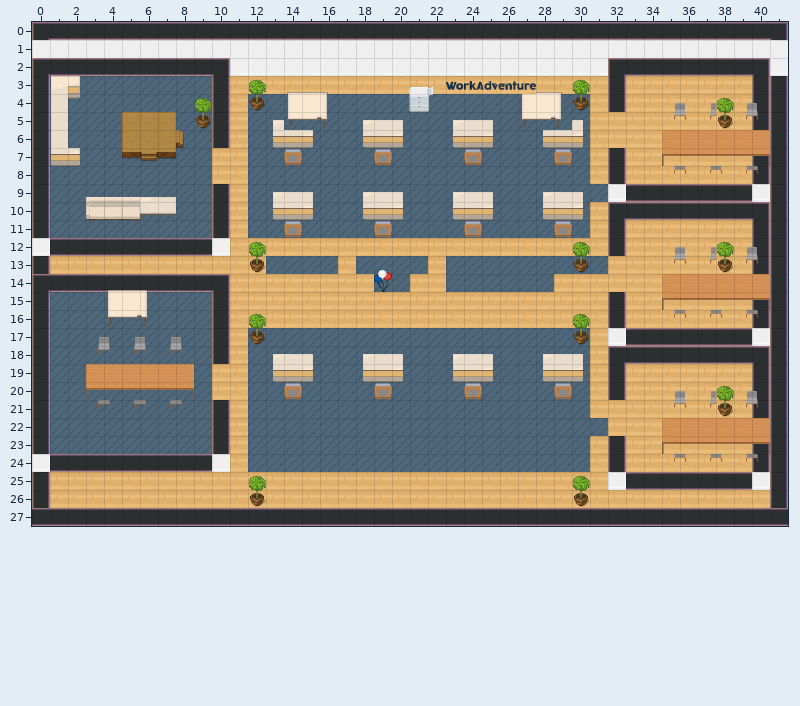
A Tiled map (JSON) gets an edit: escritorio.tmj. The picture above is the old version.
Cells are 32x32 px. Shown: x 0..41, y 0..27. The old version is drawn lined up with the new one.
After:
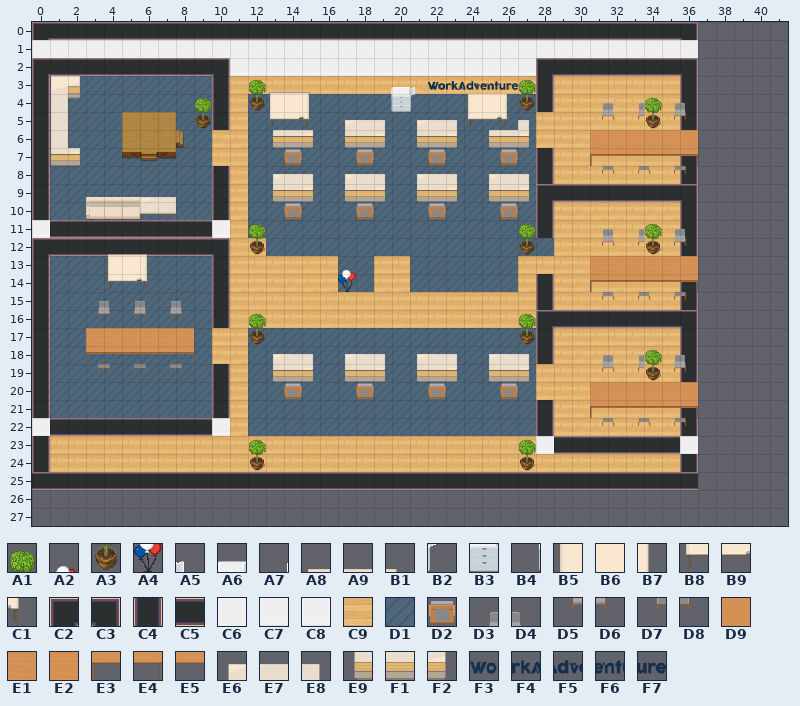
Key: from "Chunk 1": A1 2, A2 3, A3 5, A4 6, A5 8 flipped left-right, A6 9 flipped left-right, A7 10 flipped left-right, A8 11, A9 12, B1 13, B2 14 flipped left-right, B3 15 flipped left-right, B4 16 flipped left-right, B5 17, B6 18, B7 19, B8 20, B9 21, C1 22, C2 35, C3 36, C4 37, C5 38, C6 39, C7 40, C8 41, C9 42, D1 43, D2 48, D3 49, D4 50, D5 51, D6 52, D7 53, D8 54, D9 55, E1 56, E2 57, E3 58, E4 59, E5 60, E6 71, E7 72, E8 73, E9 75, F1 76, F2 77, F3 80, F4 81, F5 82, F6 83, F7 84.
__ is an empty cell, ## one hidden under a higher layer.
Edits made:
map size 42x28 -> 37x26 cells
Layer "collisions":
y 0..2: x 37..41 ## ## ## ## ## -> __ __ __ __ __
y 3: x 40..41 ## ## -> __ __
y 4..10: x 37..41 ## ## ## ## ## -> __ __ __ __ __
y 11: x 40..41 ## ## -> __ __
y 12..18: x 37..41 ## ## ## ## ## -> __ __ __ __ __
y 19: x 40..41 ## ## -> __ __
y 20..25: x 37..41 ## ## ## ## ## -> __ __ __ __ __
y 26: x 0 ## -> __; x 12 ## -> __; x 30 ## -> __; x 41 ## -> __
y 27: x 0..41 ## ## ## ## ## ## ## ## ## ## ## ## ## ## ## ## ## ## ## ## ## ## ## ## ## ## ## ## ## ## ## ## ## ## ## ## ## ## ## ## ## ## -> __ __ __ __ __ __ __ __ __ __ __ __ __ __ __ __ __ __ __ __ __ __ __ __ __ __ __ __ __ __ __ __ __ __ __ __ __ __ __ __ __ __
Layer "floor/floor1":
y 0..2: x 37..41 ## ## ## ## ## -> __ __ __ __ __
y 3..5: x 36..41 C9 C9 C9 C9 ## ## -> ## __ __ __ __ __
y 6: x 37..41 ## ## ## ## ## -> __ __ __ __ __
y 7..8: x 36..41 C9 C9 C9 C9 ## ## -> ## __ __ __ __ __
y 9..10: x 37..41 ## ## ## ## ## -> __ __ __ __ __
y 11..13: x 36..41 C9 C9 C9 C9 ## ## -> ## __ __ __ __ __
y 14: x 37..41 ## ## ## ## ## -> __ __ __ __ __
y 15..16: x 36..41 C9 C9 C9 C9 ## ## -> ## __ __ __ __ __
y 17..18: x 37..41 ## ## ## ## ## -> __ __ __ __ __
y 19..21: x 36..41 C9 C9 C9 C9 ## ## -> ## __ __ __ __ __
y 22: x 37..41 ## ## ## ## ## -> __ __ __ __ __
y 23..24: x 36..41 C9 C9 C9 C9 ## ## -> ## __ __ __ __ __
y 25: x 1..31 C9 C9 C9 C9 C9 C9 C9 C9 C9 C9 C9 C9 C9 C9 C9 C9 C9 C9 C9 C9 C9 C9 C9 C9 C9 C9 C9 C9 C9 C9 C9 -> ## ## ## ## ## ## ## ## ## ## ## ## ## ## ## ## ## ## ## ## ## ## ## ## ## ## ## ## ## ## ##; x 37..41 ## ## ## ## ## -> __ __ __ __ __
y 26: x 0..41 ## C9 C9 C9 C9 C9 C9 C9 C9 C9 C9 C9 C9 C9 C9 C9 C9 C9 C9 C9 C9 C9 C9 C9 C9 C9 C9 C9 C9 C9 C9 C9 C9 C9 C9 C9 C9 C9 C9 C9 C9 ## -> __ __ __ __ __ __ __ __ __ __ __ __ __ __ __ __ __ __ __ __ __ __ __ __ __ __ __ __ __ __ __ __ __ __ __ __ __ __ __ __ __ __
y 27: x 0..41 ## ## ## ## ## ## ## ## ## ## ## ## ## ## ## ## ## ## ## ## ## ## ## ## ## ## ## ## ## ## ## ## ## ## ## ## ## ## ## ## ## ## -> __ __ __ __ __ __ __ __ __ __ __ __ __ __ __ __ __ __ __ __ __ __ __ __ __ __ __ __ __ __ __ __ __ __ __ __ __ __ __ __ __ __
Layer "floor/floor2":
y 4: x 29..30 D1 D1 -> __ __
y 5: x 28..30 D1 D1 D1 -> __ __ __
y 6: x 28..30 D1 ## D1 -> __ __ __
y 7..8: x 28..30 D1 D1 D1 -> __ __ __
y 9: x 29..31 D1 D1 D1 -> __ __ __
y 10: x 28..30 D1 ## D1 -> __ __ __
y 11: x 1..9 D1 D1 D1 D1 D1 D1 D1 D1 D1 -> __ __ __ __ __ __ __ __ __; x 28..30 D1 D1 D1 -> __ __ __
y 12: x 13..28 __ __ __ __ __ __ __ __ __ __ __ __ __ __ __ __ -> D1 D1 D1 D1 D1 D1 D1 D1 D1 D1 D1 D1 D1 D1 D1 D1
y 13: x 1..4 __ __ __ __ -> D1 D1 D1 D1; x 6..9 __ __ __ __ -> D1 D1 D1 D1; x 13..17 D1 D1 D1 D1 __ -> __ __ __ __ D1; x 19..20 D1 D1 -> __ __; x 22 __ -> D1; x 27..31 D1 D1 D1 D1 D1 -> __ __ __ __ __
y 14: x 1..9 __ __ __ __ __ __ __ __ __ -> D1 D1 D1 D1 D1 D1 D1 D1 D1; x 17..22 __ __ D1 D1 __ __ -> D1 D1 __ __ D1 D1; x 27..28 D1 D1 -> __ __
y 17..18: x 28..30 D1 D1 D1 -> __ __ __
y 19: x 28..30 D1 ## D1 -> __ __ __
y 20..21: x 28..30 D1 D1 D1 -> __ __ __
y 22: x 1..9 D1 D1 D1 D1 D1 D1 D1 D1 D1 -> __ __ __ __ __ __ __ __ __; x 29..31 D1 D1 D1 -> __ __ __
y 23: x 1..9 D1 D1 D1 D1 D1 D1 D1 D1 D1 -> __ __ __ __ __ __ __ __ __; x 12..30 D1 D1 D1 D1 D1 D1 D1 D1 D1 D1 D1 D1 D1 D1 D1 D1 D1 D1 D1 -> __ __ __ __ __ __ __ __ __ __ __ __ __ __ __ __ __ __ __
y 24: x 12..30 D1 D1 D1 D1 D1 D1 D1 D1 D1 D1 D1 D1 D1 D1 D1 D1 D1 D1 D1 -> __ __ __ __ __ __ __ __ __ __ __ __ __ __ __ __ __ __ __
Layer "walls/walls1":
y 0: x 36..41 C5 C5 C5 C5 C5 C3 -> C3 __ __ __ __ __
y 1: x 37..41 C6 C6 C6 C6 C6 -> __ __ __ __ __
y 2: x 28..32 C7 C7 C7 C7 C2 -> C2 C5 C5 C5 C5; x 36..41 C5 C5 C5 C5 C3 C7 -> C3 __ __ __ __ __
y 3..4: x 28 __ -> C4; x 32 C4 -> __; x 36 __ -> C4; x 40..41 C4 C4 -> __ __
y 5: x 36 __ -> C4; x 40..41 C4 C4 -> __ __
y 6: x 10 C4 -> __; x 40..41 ## C4 -> __ __
y 7: x 28 __ -> C4; x 32 C4 -> __; x 36 __ -> C4; x 40..41 C4 C4 -> __ __
y 8: x 10 __ -> C4; x 28 __ -> C4; x 32 C4 -> __; x 36 __ -> C4; x 40..41 C4 C4 -> __ __
y 9: x 28..32 __ __ __ __ C8 -> C2 C5 C5 C5 C5; x 36..41 C5 C5 C5 C5 C8 C4 -> C3 __ __ __ __ __
y 10: x 28 __ -> C4; x 32..41 C2 C5 C5 C5 C5 C5 C5 C5 C3 C4 -> __ __ __ __ C4 __ __ __ __ __
y 11: x 0..10 C4 __ __ __ __ __ __ __ __ __ C4 -> C8 C5 C5 C5 C5 C5 C5 C5 C5 C5 C8; x 28 __ -> C4; x 32 C4 -> __; x 36 __ -> C4; x 40..41 C4 C4 -> __ __
y 12: x 0 C8 -> C2; x 10 C8 -> C3; x 32 C4 -> __; x 36 __ -> C4; x 40..41 C4 C4 -> __ __
y 13: x 10 __ -> C4; x 40..41 C4 C4 -> __ __
y 14: x 0..10 C2 C5 C5 C5 C5 C5 C5 C5 C5 C5 C3 -> C4 __ __ __ __ __ __ __ __ __ C4; x 28 __ -> C4; x 36 __ -> C4; x 40..41 ## C4 -> __ __
y 15: x 28 __ -> C4; x 32 C4 -> __; x 36 __ -> C4; x 40..41 C4 C4 -> __ __
y 16: x 28..36 __ __ __ __ C4 __ __ __ __ -> C2 C5 C5 C5 C5 C5 C5 C5 C3; x 40..41 C4 C4 -> __ __
y 17: x 10 C4 -> __; x 28 __ -> C4; x 32..41 C8 C5 C5 C5 C5 C5 C5 C5 C8 C4 -> __ __ __ __ C4 __ __ __ __ __
y 18: x 10 C4 -> __; x 28 __ -> C4; x 32..41 C2 C5 C5 C5 C5 C5 C5 C5 C3 C4 -> __ __ __ __ C4 __ __ __ __ __
y 19: x 10 __ -> C4; x 32 C4 -> __; x 36 __ -> C4; x 40..41 C4 C4 -> __ __
y 20: x 10 __ -> C4; x 32 C4 -> __; x 40..41 C4 C4 -> __ __
y 21: x 28 __ -> C4; x 36 __ -> C4; x 40..41 C4 C4 -> __ __
y 22: x 0..10 C4 __ __ __ __ __ __ __ __ __ C4 -> C8 C5 C5 C5 C5 C5 C5 C5 C5 C5 C8; x 28 __ -> C4; x 36 __ -> C4; x 40..41 ## C4 -> __ __
y 23: x 10 C4 -> __; x 28..36 __ __ __ __ C4 __ __ __ __ -> C8 C5 C5 C5 C5 C5 C5 C5 C8; x 40..41 C4 C4 -> __ __
y 24: x 0..10 C8 C5 C5 C5 C5 C5 C5 C5 C5 C5 C8 -> C4 __ __ __ __ __ __ __ __ __ __; x 32 C4 -> __; x 36 __ -> C4; x 40..41 C4 C4 -> __ __
y 25: x 0..32 C4 __ __ __ __ __ __ __ __ __ __ __ __ __ __ __ __ __ __ __ __ __ __ __ __ __ __ __ __ __ __ __ C8 -> C5 C5 C5 C5 C5 C5 C5 C5 C5 C5 C5 C5 C5 C5 C5 C5 C5 C5 C5 C5 C5 C5 C5 C5 C5 C5 C5 C5 C5 C5 C5 C5 C5; x 37..41 C5 C5 C5 C8 C4 -> __ __ __ __ __
y 26: x 0 C4 -> __; x 41 C4 -> __
y 27: x 0..41 C5 C5 C5 C5 C5 C5 C5 C5 C5 C5 C5 C5 C5 C5 C5 C5 C5 C5 C5 C5 C5 C5 C5 C5 C5 C5 C5 C5 C5 C5 C5 C5 C5 C5 C5 C5 C5 C5 C5 C5 C5 C5 -> __ __ __ __ __ __ __ __ __ __ __ __ __ __ __ __ __ __ __ __ __ __ __ __ __ __ __ __ __ __ __ __ __ __ __ __ __ __ __ __ __ __
Layer "furniture/furniture1":
y 3: x 13..16 __ A8 A9 B1 -> A8 A9 B1 __; x 19..30 __ A7 A6 A5 F3 F4 F5 F6 F7 A9 B1 A1 -> A7 A6 A5 F3 F4 F5 F6 F7 A1 __ __ __
y 4: x 13..16 __ B5 B6 B7 -> B5 B6 B7 __; x 19..22 __ B4 B3 B2 -> B4 B3 B2 __; x 24..34 __ __ __ B5 B6 B7 A3 __ __ __ __ -> B5 B6 B7 A3 __ __ __ D3 D4 D3 A1; x 37..40 D3 A1 D3 D4 -> __ __ __ __
y 5: x 13..34 E6 B8 B9 C1 __ E6 E7 E8 __ __ E6 E7 E8 __ B8 B9 C1 E8 __ __ __ __ -> B8 B9 C1 __ E6 E7 E8 __ E6 E7 E8 B8 B9 C1 E8 __ __ __ D5 D6 D5 A3; x 37..40 D5 A3 D5 D6 -> __ __ __ __
y 6: x 17..34 __ E9 F1 F2 __ __ E9 F1 F2 __ __ E9 F1 F2 __ __ __ __ -> E9 F1 F2 __ E9 F1 F2 __ E9 F1 F2 __ __ __ D9 E2 E2 E2; x 37..40 E2 E2 E2 E1 -> __ __ __ __
y 7: x 18..19 __ D2 -> D2 __; x 22 __ -> D2; x 24 D2 -> __; x 26 __ -> D2; x 29 D2 -> __; x 31..40 __ __ __ __ E3 E5 E5 E5 E5 E4 -> E3 E5 E5 E5 E5 E4 __ __ __ __
y 8: x 13..15 __ __ __ -> E6 E7 E8; x 17..19 __ __ __ -> E6 E7 E8; x 21..23 __ __ __ -> E6 E7 E8; x 25..27 __ __ __ -> E6 E7 E8; x 31..34 __ __ __ __ -> D7 D8 D7 D8; x 37..40 D7 D8 D7 D8 -> __ __ __ __
y 9: x 13..15 E6 E7 E8 -> E9 F1 F2; x 17..30 __ E6 E7 E8 __ __ E6 E7 E8 __ __ E6 E7 E8 -> E9 F1 F2 __ E9 F1 F2 __ E9 F1 F2 __ __ __
y 10: x 13..15 E9 F1 F2 -> __ D2 __; x 18..20 E9 F1 F2 -> D2 __ __; x 22..26 __ E9 F1 F2 __ -> D2 __ __ __ D2; x 28..30 E9 F1 F2 -> __ __ __
y 11: x 12 __ -> A1; x 14 D2 -> __; x 19 D2 -> __; x 24 D2 -> __; x 27 __ -> A1; x 29 D2 -> __; x 31..36 __ __ __ __ __ __ -> D3 D4 D3 A1 D3 D4
y 12: x 4..6 __ __ __ -> A8 A9 B1; x 12 A1 -> A3; x 27 __ -> A3; x 30..40 A1 __ __ __ __ D3 D4 D3 A1 D3 D4 -> __ D5 D6 D5 A3 D5 D6 __ __ __ __
y 13: x 4..6 __ __ __ -> B5 B6 B7; x 12 A3 -> __; x 17 __ -> A2; x 19 A2 -> __; x 30..40 A3 __ __ __ __ D5 D6 D5 A3 D5 D6 -> __ D9 E2 E2 E2 E2 E1 __ __ __ __
y 14: x 4..6 A8 A9 B1 -> B8 B9 C1; x 17 __ -> A4; x 19 A4 -> __; x 31..40 __ __ __ __ D9 E2 E2 E2 E2 E1 -> E3 E5 E5 E5 E5 E4 __ __ __ __
y 15: x 3..8 __ B5 B6 B7 __ __ -> D3 D4 D3 D4 D3 D4; x 31..40 __ __ __ __ E3 E5 E5 E5 E5 E4 -> D7 D8 D7 D8 D7 D8 __ __ __ __
y 16: x 3..8 __ B8 B9 C1 __ __ -> D5 D6 D5 D6 D5 D6; x 27 __ -> A1; x 30 A1 -> __; x 35..40 D7 D8 D7 D8 D7 D8 -> __ __ __ __ __ __
y 17: x 3..8 D3 D4 D3 D4 D3 D4 -> D9 E2 E2 E2 E2 E1; x 27 __ -> A3; x 30 A3 -> __
y 18: x 3..8 D5 D6 D5 D6 D5 D6 -> E3 E5 E5 E5 E5 E4; x 17..36 __ E6 E7 E8 __ __ E6 E7 E8 __ __ E6 E7 E8 __ __ __ __ __ __ -> E6 E7 E8 __ E6 E7 E8 __ E6 E7 E8 __ __ __ D3 D4 D3 A1 D3 D4
y 19: x 3..8 D9 E2 E2 E2 E2 E1 -> D7 D8 D7 D8 D7 D8; x 17..36 __ E9 F1 F2 __ __ E9 F1 F2 __ __ E9 F1 F2 __ __ __ __ __ __ -> E9 F1 F2 __ E9 F1 F2 __ E9 F1 F2 __ __ __ D5 D6 D5 A3 D5 D6
y 20: x 3..8 E3 E5 E5 E5 E5 E4 -> __ __ __ __ __ __; x 18..19 __ D2 -> D2 __; x 22 __ -> D2; x 24 D2 -> __; x 26 __ -> D2; x 29 D2 -> __; x 31..40 __ __ __ __ D3 D4 D3 A1 D3 D4 -> D9 E2 E2 E2 E2 E1 __ __ __ __
y 21: x 3..8 D7 D8 D7 D8 D7 D8 -> __ __ __ __ __ __; x 31..40 __ __ __ __ D5 D6 D5 A3 D5 D6 -> E3 E5 E5 E5 E5 E4 __ __ __ __
y 22: x 31..40 __ __ __ __ D9 E2 E2 E2 E2 E1 -> D7 D8 D7 D8 D7 D8 __ __ __ __
y 23: x 12 __ -> A1; x 27 __ -> A1; x 35..40 E3 E5 E5 E5 E5 E4 -> __ __ __ __ __ __
y 24: x 12 __ -> A3; x 27 __ -> A3; x 35..40 D7 D8 D7 D8 D7 D8 -> __ __ __ __ __ __
y 25: x 12 A1 -> __; x 30 A1 -> __
y 26: x 12 A3 -> __; x 30 A3 -> __
Changed places in both pictures, as pixel boxes (x1, y1, x2, y2):
changed: (32, 22, 788, 526)
